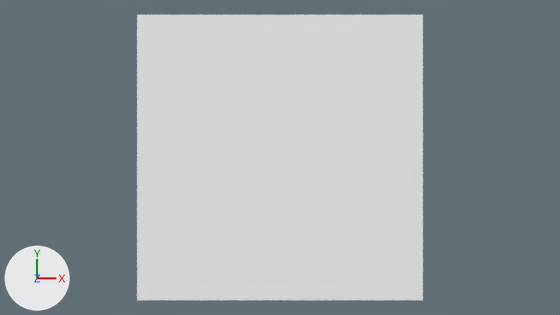
One commit to the Blender file blender/level1.blend: the scene before it, then after it.
Rendered twice from the file's camera 'Camera'. Lighting does not change. The marker at lower left points along +X, +Y and +Z.

In view in the first picture: 'grafo'.
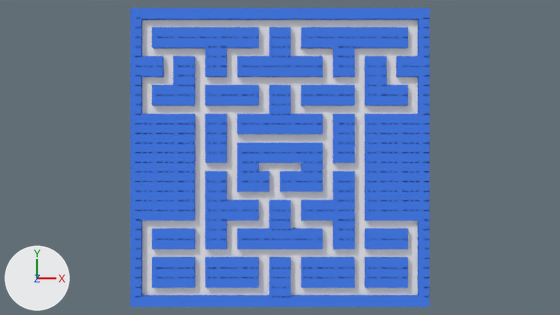
What differs and where, as boxes (x1, y1, x2, y2) in the pictures (560 x 315 px):
'level1', shown (blue)
    after: (130, 8, 430, 307)
'grafo', unchanged, covered by the edit
    before: (137, 15, 423, 300)
    after: (142, 20, 418, 295)

The change, as a list of edits to the scene's bpy script:
```text
Change me_level1_001:
    where me_level1_001.from_pydata(...)  # 4592 vertices, 3444 faces; spans x -7.26..7.26, y -7.26..7.26, z -0.26..0.26
    used by ob_level1; location = (0.0, 0.0, 0.0)
    me_level1_001 part 1: the whole mesh is mirrored in y about its middle
Change ob_level1:
    remove ob_level1.hide_set(True)  # its collection is switched off
```
